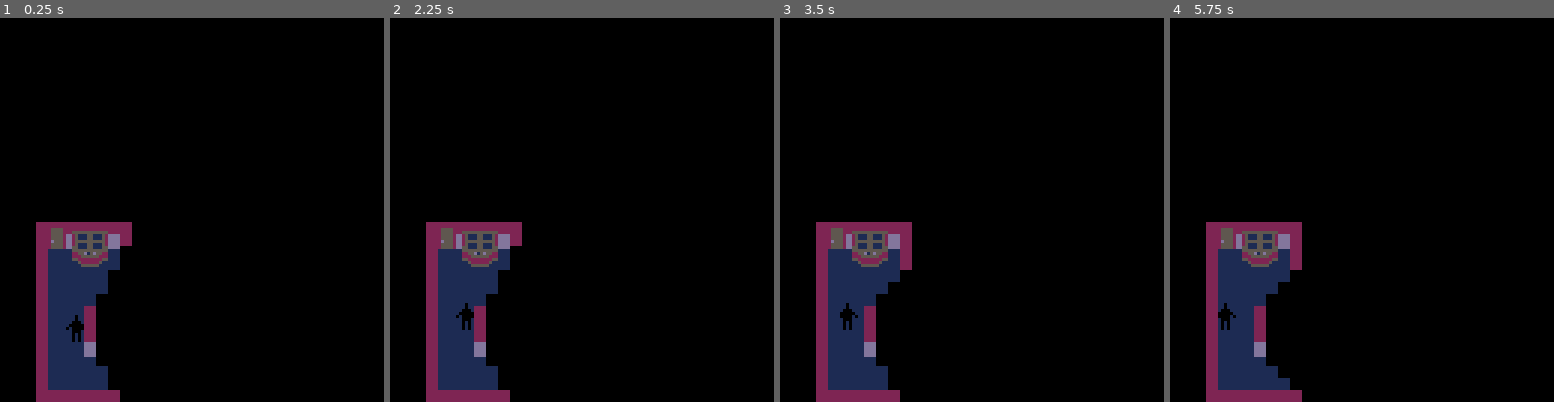
Above: before the commit, frames 1-4 (left to right).
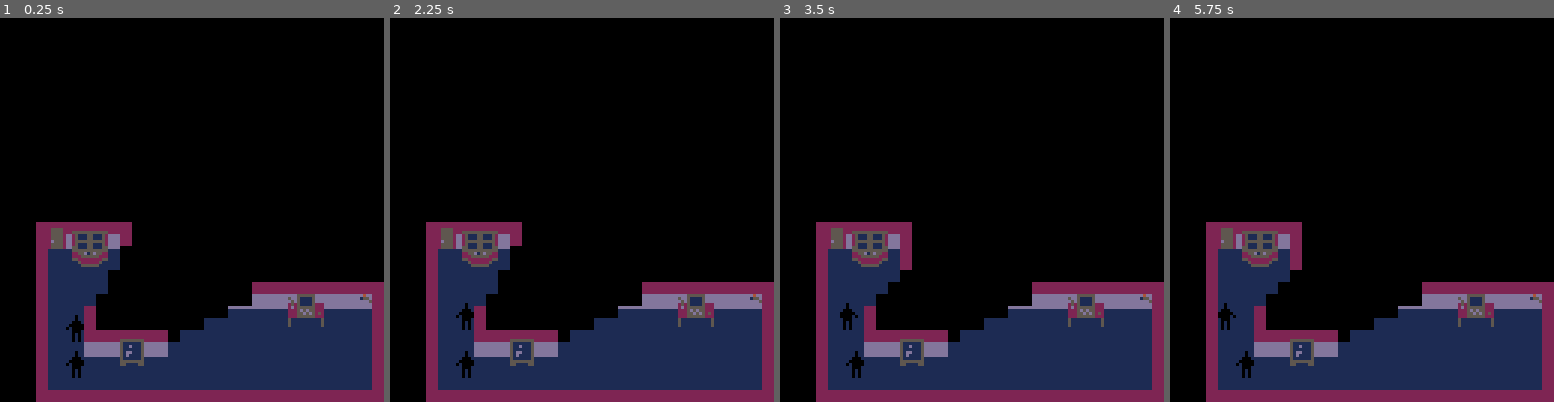
Above: after the commit, the same moments.

Repository: ironchestgames/pico-8-carts
Game: PICO-8 cartridge stealth.p8
The game is run twice, just before and just after one commit, with the same random seed, the same clock (stepped at 60 frames per second) and the same inputs.
Inputs:
- Up to frame 1 (0.25 s): no input
- Up to frame 2 (2.25 s): tap X (X key) at 0.33, 1.07, 1.85 s; tap O (Z key) at 0.7, 1.7, 2.1 s; hold Right 1.6-2.1 s; hold Up from 2.15 s (still down)
- Up to frame 3 (3.5 s): release Up at 2.42 s; hold Right 2.47-3.03 s; tap O (Z key) at 2.5, 2.9, 3.3 s; tap X (X key) at 2.97 s; hold Left from 3.08 s (still down)
- Up to frame 4 (5.75 s): release Left at 3.58 s; hold Down 3.63-3.97 s; tap O (Z key) every 0.4 s from 3.7 to 5.7 s; hold Right 4.02-4.68 s; tap X (X key) at 4.08, 5.2 s; hold Up 4.73-5.03 s; hold Left 5.08-5.68 s; hold Down from 5.73 s (still down)

The runs differ from the first frame. In frame 1, 19% of the frame differs, in the area x 17-100%, y 68-100%; in frame 2, 19%; in frame 3, 19%; in frame 4, 18%.

Commit message:
stealth - add arrested scene

Diff:
--- a/stealth.p8
+++ b/stealth.p8
@@ -24,6 +24,8 @@
  printh(result,'debug',false)
 end
 
+local initpolice
+
 function testme_calib(name, func, calibrate_func, ...)
  -- based on https://www.lexaloffle.com/bbs/?pid=60198#p
  local n = 1024
@@ -77,6 +79,25 @@
  end
  return _l
 end
+
+function clone(_t)
+ local _tc={}
+ for _k,_v in pairs(_t) do
+  _tc[_k]=_v
+ end
+ return _tc
+end
+
+local function sortonx(_t)
+ for _i=1,#_t do
+  local _j = _i
+  while _j > 1 and _t[_j-1].x > _t[_j].x do
+   _t[_j],_t[_j-1]=_t[_j-1],_t[_j]
+   _j=_j-1
+  end
+ end
+end
+
 
 local function adjacency(_x1,_y1,_x2,_y2)
  if _x1 == _x2-1 and _y1 == _y2 then
@@ -149,7 +170,7 @@
 
 local players={
  {x=6,y=26},
- -- {x=6,y=29},
+ {x=6,y=29},
 }
 
 for _i=1,#players do
@@ -186,11 +207,11 @@
  if alertlvl == 1 then
   alertlvl=2
   t=60
+  policet=120
   for _g in all(guards) do
    add(msgs,{x=_g.x,y=_g.y,s='intruder alert!',t=4,colset=2})
    _g.state='patrolling'
   end
-  policet=120
  end
 end
 
@@ -581,6 +602,10 @@
 
 
 
+function _init()
+ t=0
+ alertlvl=1
+end
 
 function gameupdate()
  t-=1
@@ -777,13 +802,23 @@
   end
 
   -- set new tick
-  t=alertlvls[alertlvl]
   if alertlvl == 2 and policet > 0 then
    policet-=1
+   if policet == 64 then
+    sfx(16)
+   end
    if policet <= 0 then
-    -- todo: get arrested
-   end
-  end
+    initpolice()
+   end
+  end
+  if #guards > 0 and t == 0 then
+   if alertlvl == 2 then
+    sfx(18)
+   else
+    sfx(19)
+   end
+  end
+  t=alertlvls[alertlvl]
  end
 
  -- clear objects light
@@ -1009,6 +1044,11 @@
   for _p in all(players) do
    if light[_p.y*32+_p.x] == 1 then
     setlalertlvl2()
+   end
+  end
+  for _o in all(objs) do
+   if _o.typ == 10 and light[_o.y*32+_o.x] == 1 then
+    setlalertlvl2() -- todo: add something more descriptive than intruder alert, like safe compromised
    end
   end
  end
@@ -1111,8 +1151,8 @@
  gupd=stat(1)
  gupdmax=max(gupd,gupdmax)
 
- if alertlvl == 2 and policet <= 0 then
-  if t%24 >= 12 then
+ if alertlvl == 2 and policet <= 64 then
+  if policet%8 >= 4 then
    pal(0,8)
   else
    pal(0,12)
@@ -1287,155 +1327,208 @@
 gsys=0
 gfps=30
 
-function _init()
- t=0
- alertlvl=1
-end
-…(148 lines of a section not shown)…
+initpolice=function()
+ local _pt=8
+ sfx(16,-2)
+ sfx(17)
+ palt(0,false)
+ palt(15,false)
+ palt(11,true)
+
+ _update=function()
+  _pt-=1
+  if _pt < 0 then
+   _pt=64
+  end
+ end
+
+ _draw=function()
+  if _pt%64 >= 32 then
+   cls(8)
+  else
+   cls(12)
+  end
+
+  -- draw players
+  local _playersbyx=clone(players)
+  sortonx(_playersbyx)
+  for _i=1,#_playersbyx do
+   local _p=_playersbyx[_i]
+   local _x=mid(24,_p.x*4,127-24)
+   local _y=mid(16,_p.y*4,127-42)
+   sspr(89,86,3,10,_x,_y)
+   if #_p.loot > 0 then
+    sspr(81,86,8,10,_x,_y)
+   end
+
+   -- draw officers
+   local _dx=1
+   local _flipx=true
+   if _i%2 == 1 then
+    _dx=-1
+    _flipx=false
+   end
+   sspr(92,63,8,11,_x+16*_dx,_y+15,8,11,_flipx)
+   sspr(92,63+11,8,11,_x+18*_dx,_y-1,8,11,_flipx)
+   sspr(92,63+22,8,11,_x+16*_dx,_y-15,8,11,_flipx)
+  end
+
+  -- draw car
+  sspr(100,61,28,17,80,107)
+
+  -- todo: add wantedness and draw extra police
+  -- todo: draw armored truck for game over
+ end
+end
+…(152 lines of a section not shown)…
Not shown, changed: 43 lines of the sprite sheet (__gfx__) section of stealth.p8
Not shown, changed: the sound effects (__sfx__) section of stealth.p8
